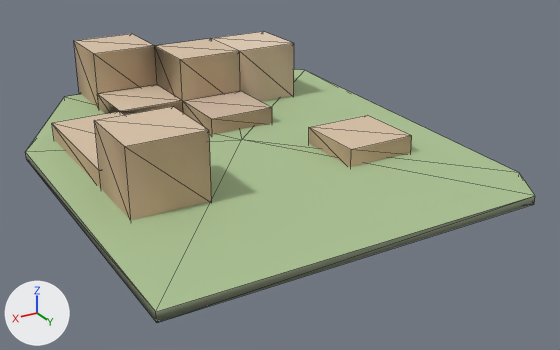
The glTF model godot_project/remake/sky/islands/SKY-093.lod2.glb, before and after one commit.
Camera for both pictures: a 50 mm lens placed at (71.5, 136.5, 58.1), pointed at (-8.0, 3.9, -8.2). Every picture has the same lights, and +X, +Y and +Z are marked at lower left. The first picture is the older version. Mesh edges are drawn as thin lines. Vertices at exactly the same position are counted once.

In view in the first picture: 'deck', 'rock', 'warren_hull'.
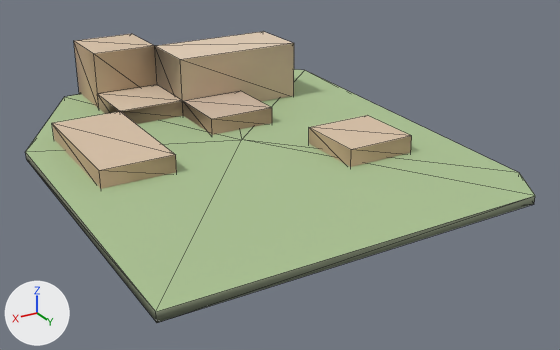
Pixel boxes (x1, y1, x2, y2) of what changed, in the pictures (560 x 350 px):
'warren_hull', reshaped (16% shorter)
    before: (52, 31, 412, 220)
    after: (52, 31, 412, 189)
part 1 of me_warren_hull, reshaped
    both: (156, 31, 294, 102)
part 2 of me_warren_hull, deleted (beige)
    before: (94, 107, 212, 220)

The edits, one by one:
me_warren_hull is used by ob_warren_hull; location (0.0, 0.0, 0.0).
Verts and faces of me_warren_hull; kept vertices keep their numbers, new ones are numbered from 55.
Before the commit, vertices of me_warren_hull: 43 (18.0, 24.0, -0.5), 44 (33.0, 24.0, -0.5), 45 (33.0, 9.0, -0.5), 46 (18.0, 9.0, -0.5), 47 (18.0, 24.0, 13.2) at pixel (209, 130).
Before the commit, vertices of me_warren_hull: 48 (33.0, 24.0, 13.2) at pixel (124, 146), 49 (33.0, 9.0, 13.2) at pixel (94, 120), 50 (18.0, 9.0, 13.2) at pixel (173, 106).
me_warren_hull had 55 vertices, 100 faces and spanned x -27.0..33.0, y -51.0..24.0, z -0.5..13.2.
me_warren_hull now has 47 vertices, 80 faces and spans x -27.0..33.0, y -51.0..24.0, z -0.5..13.2.
Part 1, on me_warren_hull:
2 vertices are removed from x -12.0, y -36.0..-21.0, z 13.2.
16 faces are deleted.
6 new faces join them.
Part 2, on me_warren_hull:
Vertices deleted: 43, 44, 47 to 50 (with the faces that use them).
